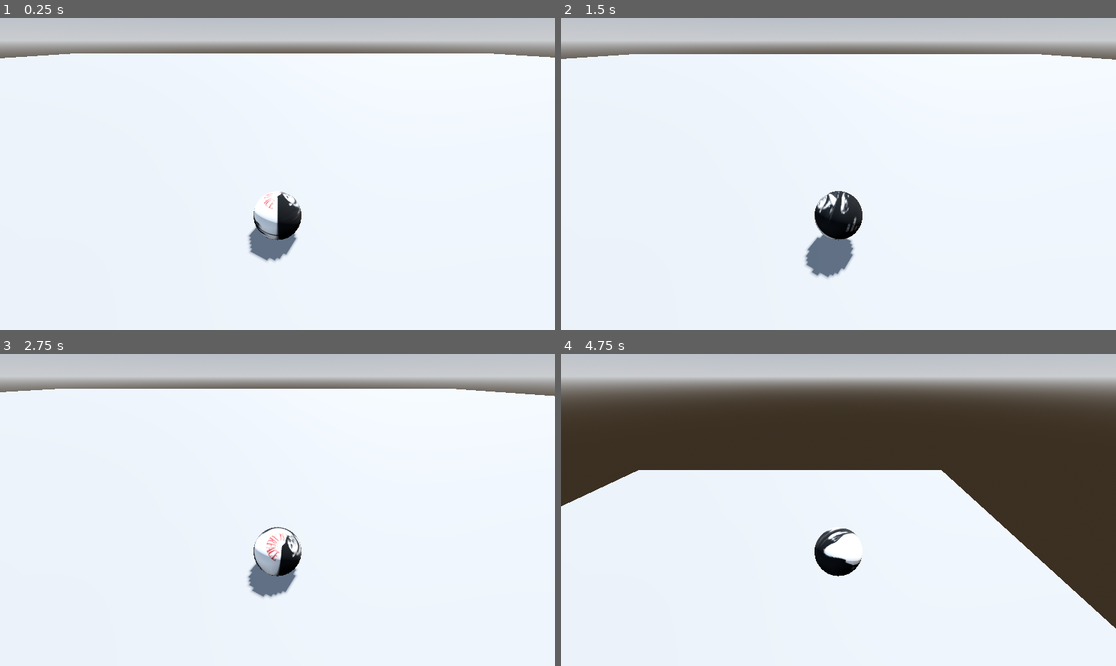
Above: before the commit, frames 1-4 (two rows, left to right).
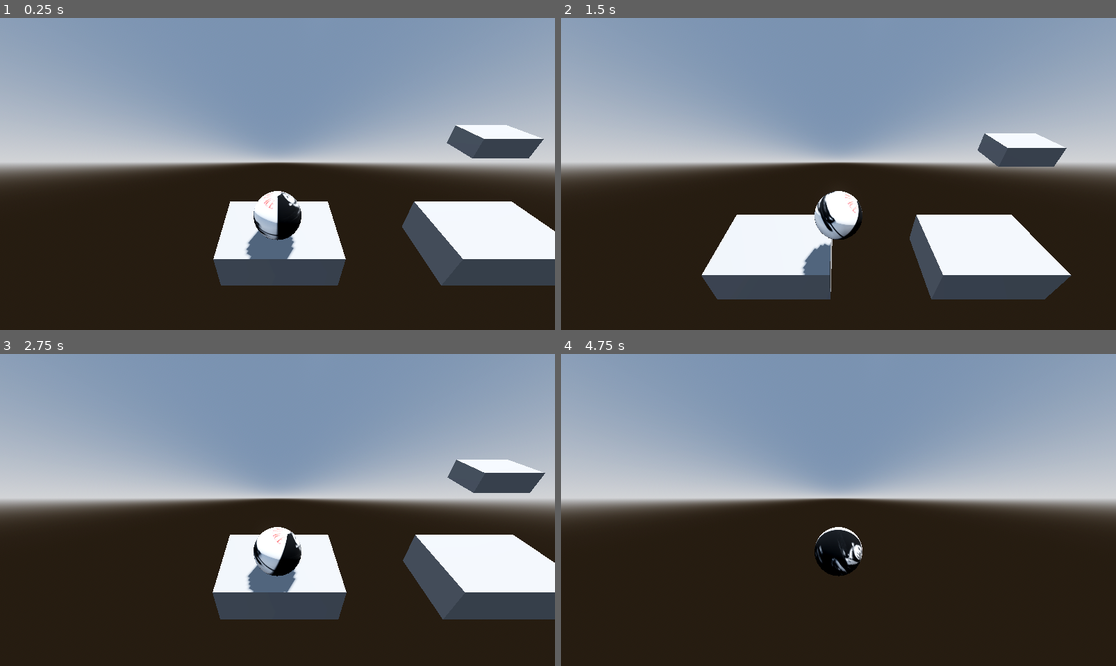
Above: after the commit, the same moments.

Repository: victoryy12/Sphervivor
Game: Godot game, scene res://game.tscn
Two runs of this game, one before a commit and one after it. Both use one fixed random seed, a clock stepped at 60 frames per second and the inputs below.
Inputs:
- Up to frame 1 (0.25 s): no input
- Up to frame 2 (1.5 s): hold D (right) 0.53-1.28 s; hold Shift (slam) 0.53-1.28 s; tap Space (jump) at 0.77, 0.8, 1.07, 1.35 s; hold S (down) from 1.28 s (still down)
- Up to frame 3 (2.75 s): tap Space (jump) at 1.52, 1.82, 2.3 s; tap Shift (slam) at 1.55 s; release S (down) at 2.03 s; hold D (right) from 2.03 s (still down); hold Shift (slam) from 2.03 s (still down)
- Up to frame 4 (4.75 s): release D (right) at 2.78 s; release Shift (slam) at 2.78 s; hold W (up) 2.78-3.53 s; tap Shift (slam) at 2.85, 4.35 s; tap Space (jump) at 3.02, 3.32, 4.52 s; hold Space (jump) 3.53-4.28 s; hold A (left) from 3.53 s (still down)

The runs differ from the first frame. In frame 1, 92% of the frame differs, in the area x 0-100%, y 0-100%; in frame 2, 92%; in frame 3, 93%; in frame 4, 95%.

Commit message:
main menu and movement

Diff:
--- a/game.tscn
+++ b/game.tscn
@@ -11,8 +11,11 @@
 
 [sub_resource type="Environment" id="Environment_a0tk4"]
 background_mode = 2
+background_color = Color(0.68235296, 0, 0, 1)
 sky = SubResource("Sky_noarx")
-tonemap_mode = 2
+sky_custom_fov = 166.5
+reflected_light_source = 2
+tonemap_mode = 3
 glow_enabled = true
 
 [node name="game" type="Node3D" unique_id=437148300]
@@ -25,9 +28,16 @@
 shadow_enabled = true
 
 [node name="Player" parent="." unique_id=1314071749 instance=ExtResource("1_a202f")]
-transform = Transform3D(1, 0, 0, 0, 1, 0, 0, 0, 1, -1.4755639, 1.1448352, 2.2557273)
+transform = Transform3D(1, 0, 0, 0, 1, 0, 0, 0, 1, 0.25997603, 0.17368901, 0.8930223)
 
-[node name="Placeholder block" type="CSGBox3D" parent="." unique_id=1907578582]
-transform = Transform3D(158.97772, 0, 0, 0, 0.9965381, 0, 0, 0, 144.99484, -0.074645996, 0, 0)
+[node name="CSGBox3D" type="CSGBox3D" parent="." unique_id=1104711543]
+transform = Transform3D(2.6777527, 0, 0, 0, 1, 0, 0, 0, 1.7667929, 0.30130327, -1.2476158, 0.61204886)
 use_collision = true
-size = Vector3(0.850708, 1, 1)
+
+[node name="CSGBox3D2" type="CSGBox3D" parent="." unique_id=1435720735]
+transform = Transform3D(2.6777527, 0, 0, 0, 1, 0, 0, 0, 1.7667929, 5.351454, -1.2476158, 0.61204886)
+use_collision = true
+
+[node name="CSGBox3D3" type="CSGBox3D" parent="." unique_id=1222136013]
+transform = Transform3D(2.6777527, 0, 0, 0, 1, 0, 0, 0, 1.7667929, 10.88246, -1.2476158, -5.3915806)
+use_collision = true
--- /dev/null
+++ b/main_menu.tscn
@@ -0,0 +1,38 @@
+[gd_scene format=3 uid="uid://dat6iyrol62hr"]
+
+[ext_resource type="Script" uid="uid://b7gqepkqvbsjj" path="res://scripts/main_menu.gd" id="1_06t4h"]
+
+[node name="Main menu" type="Control" unique_id=1249878023]
+layout_mode = 3
+anchors_preset = 15
+anchor_right = 1.0
+anchor_bottom = 1.0
+grow_horizontal = 2
+grow_vertical = 2
+script = ExtResource("1_06t4h")
+
+[node name="VBoxContainer" type="VBoxContainer" parent="." unique_id=296482728]
+layout_mode = 0
+offset_left = 31.0
+offset_top = 463.0
+offset_right = 218.0
+offset_bottom = 672.0
+
+[node name="startButton" type="Button" parent="VBoxContainer" unique_id=1256745212]
+custom_minimum_size = Vector2(0, 50)
+layout_mode = 2
+text = "Start"
+
+[node name="settingButton" type="Button" parent="VBoxContainer" unique_id=1698824037]
+custom_minimum_size = Vector2(0, 50)
+layout_mode = 2
+text = "Settings"
+
+[node name="exitButton" type="Button" parent="VBoxContainer" unique_id=1690058898]
+custom_minimum_size = Vector2(0, 50)
+layout_mode = 2
+text = "Exit"
+
+[connection signal="pressed" from="VBoxContainer/startButton" to="." method="_on_start_button_pressed"]
+[connection signal="pressed" from="VBoxContainer/settingButton" to="." method="_on_setting_button_pressed"]
+[connection signal="pressed" from="VBoxContainer/exitButton" to="." method="_on_exit_button_pressed"]
--- a/player.tscn
+++ b/player.tscn
@@ -1,6 +1,6 @@
 [gd_scene format=3 uid="uid://m3sigj8s4nmg"]
 
-[ext_resource type="Texture2D" uid="uid://bj5tgev4klsij" path="res://download.jpg" id="1_4flbx"]
+[ext_resource type="Texture2D" uid="uid://bj5tgev4klsij" path="res://assets/download.jpg" id="1_4flbx"]
 [ext_resource type="Script" uid="uid://c6ci0ect73ili" path="res://scripts/player.gd" id="1_onrkg"]
 
 [sub_resource type="StandardMaterial3D" id="StandardMaterial3D_onrkg"]
@@ -27,3 +27,5 @@
 [node name="Camera3D" type="Camera3D" parent="CameraRig" unique_id=2042187483]
 transform = Transform3D(1, 0, 0, 0, 0.90630776, 0.42261827, 0, -0.42261827, 0.90630776, 0, 2.58, 3.5)
 current = true
+
+[node name="touchingFloor" type="RayCast3D" parent="." unique_id=2055841617]
--- /dev/null
+++ b/scripts/main_menu.gd
@@ -0,0 +1,20 @@
+extends Control
+
+
+# Called when the node enters the scene tree for the first time.
+func _ready() -> void:
+	pass # Replace with function body.
+
+
+
+
+func _on_start_button_pressed() -> void:
+	get_tree().change_scene_to_file("res://game.tscn")
+
+
+func _on_setting_button_pressed() -> void:
+	pass # Replace with function body.
+
+
+func _on_exit_button_pressed() -> void:
+	pass # Replace with function body.
--- a/scripts/player.gd
+++ b/scripts/player.gd
@@ -1,24 +1,35 @@
 extends RigidBody3D
 
 @export var rolling_force = 40
-@export var jump_force = 100
+@export var jump_force = 150
 
 func _ready() -> void:
 	$CameraRig.top_level = true
+	$touchingFloor.top_level = true
 
 func _physics_process(delta: float) -> void:
 	$CameraRig.global_transform.origin = global_transform.origin
+	$touchingFloor.global_transform.origin = global_transform.origin
 
-	if Input.is_action_pressed("up"):
+	#death plane (add death screen and death function at some point)
+	var deathBarrierDepth = -25
+	if global_position.y < deathBarrierDepth:
+		get_tree().reload_current_scene()
+
+	#movement
+	var onFloor =  $touchingFloor.is_colliding()
+	#get some bugs when rolling while in the air
+	if Input.is_action_pressed("up") and onFloor:
 		angular_velocity.x -= rolling_force * delta
-	elif Input.is_action_pressed("down"):
+	elif Input.is_action_pressed("down") and onFloor:
 		angular_velocity.x += rolling_force * delta
-	if Input.is_action_pressed("left"):
+	if Input.is_action_pressed("left") and onFloor:
 		angular_velocity.z += rolling_force * delta
-	elif Input.is_action_pressed("right"):
+	elif Input.is_action_pressed("right") and onFloor:
 		angular_velocity.z -= rolling_force * delta
 
-	if Input.is_action_pressed("jump"):
+	if Input.is_action_pressed("jump") and onFloor:
 		apply_central_impulse(Vector3.UP * jump_force)
-	if Input.is_action_pressed("slam"):
+	if Input.is_action_pressed("slam") and !onFloor:
+		angular_velocity.y -= rolling_force * delta
 		apply_central_force(Vector3.DOWN * 10000)
--- /dev/null
+++ b/start_button.gd
@@ -0,0 +1,11 @@
+extends Button
+
+
+# Called when the node enters the scene tree for the first time.
+func _ready() -> void:
+	pass # Replace with function body.
+
+
+# Called every frame. 'delta' is the elapsed time since the previous frame.
+func _process(delta: float) -> void:
+	pass
Renamed: download.jpg -> assets/download.jpg
Not shown, changed: assets/download.jpg.import
Not shown, added: scripts/main_menu.gd.uid
Not shown, added: start_button.gd.uid
